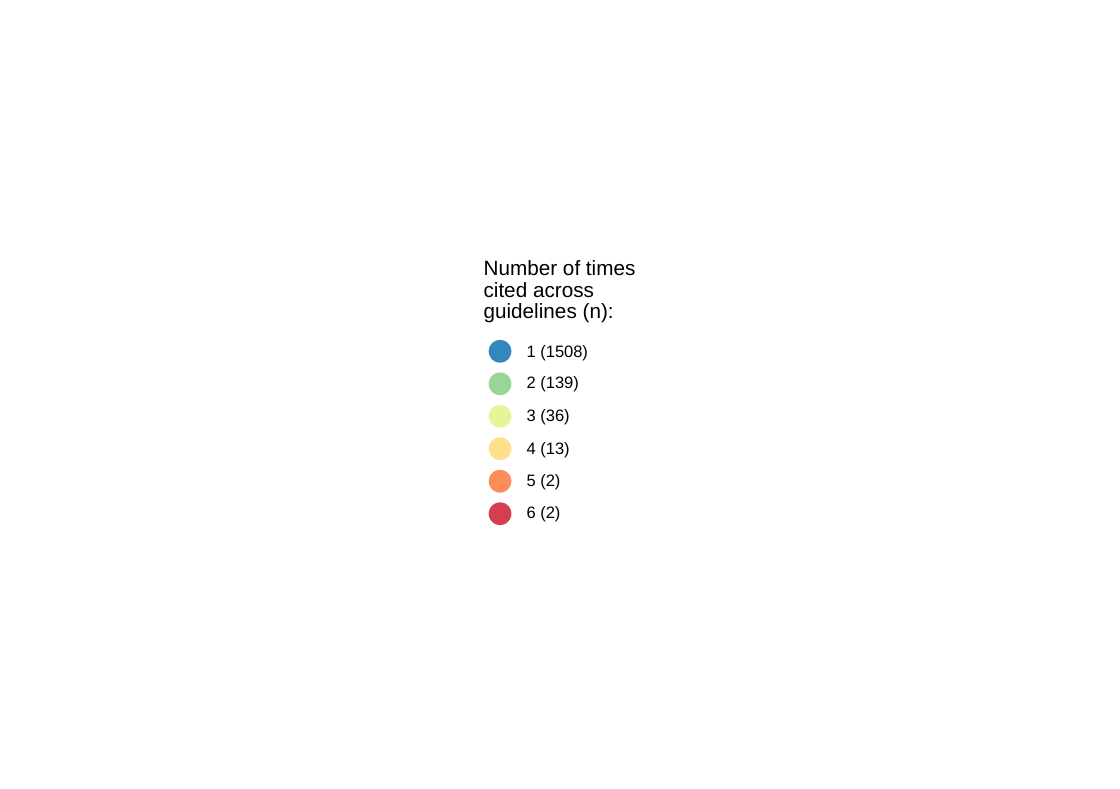
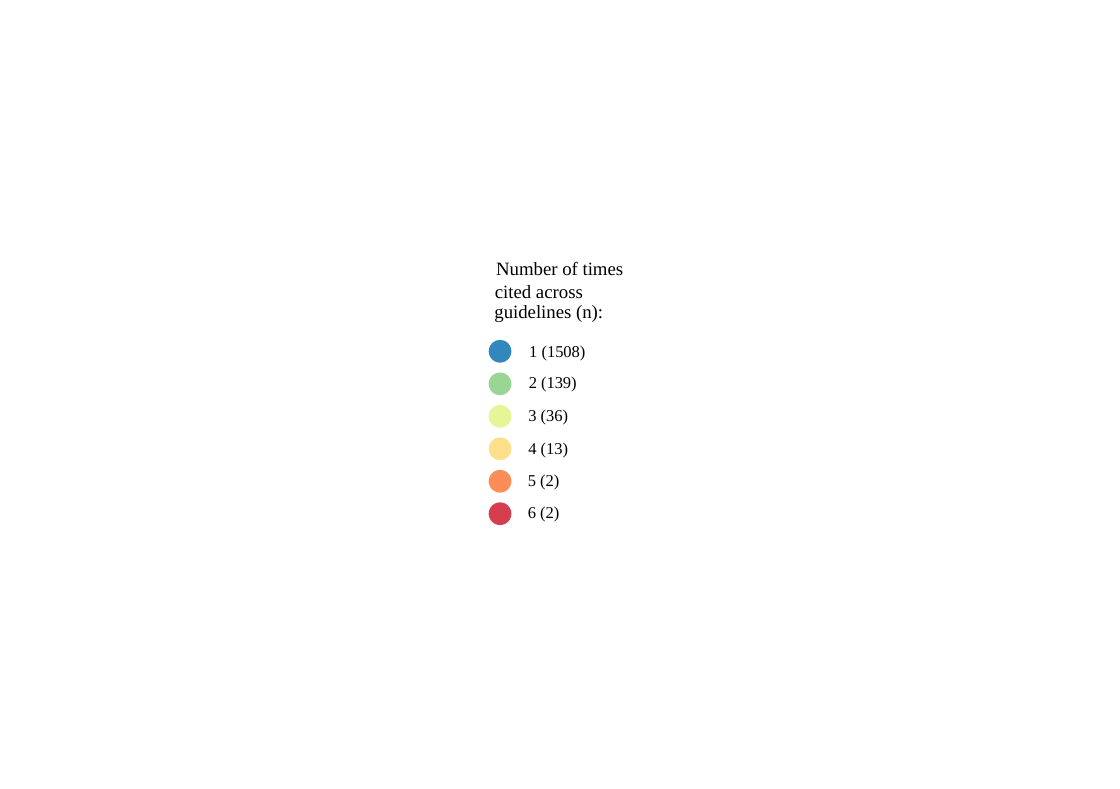
Before and after one commit to marissasmith8/Citation-Network-Analysis, a slide deck: slide 8 of outputs/legend_nrefs_paper.pptx. Drawn at 1120x789 pixels with LibreOffice and Linux fonts; fonts in the diff are those of the drawing. Boxes give left, top, right and bottom in pixels: in the first picture for what was removed or moved away, otherwise in the second. Text is boxed around its words. In the diff, an @@ line names an element or a change of style, - is before the commit and + after.

```diff
--- a/outputs/legend_nrefs_paper.pptx
+++ b/outputs/legend_nrefs_paper.pptx
@@ size 11 to 10 pt, font Arial to Times New Roman in 3 elements at (x1=496, y1=261, x2=624, y2=276), (x1=495, y1=285, x2=583, y2=299), (x1=494, y1=305, x2=603, y2=322) @@
@@ font Arial to Times New Roman in 6 elements at (x1=529, y1=345, x2=586, y2=360), (x1=529, y1=376, x2=577, y2=392), (x1=528, y1=409, x2=568, y2=425), (x1=528, y1=442, x2=568, y2=457), (x1=528, y1=474, x2=559, y2=490), (x1=528, y1=506, x2=559, y2=522) @@
```
Also in this commit, not shown: 1 other slide changed, 9 other files.
